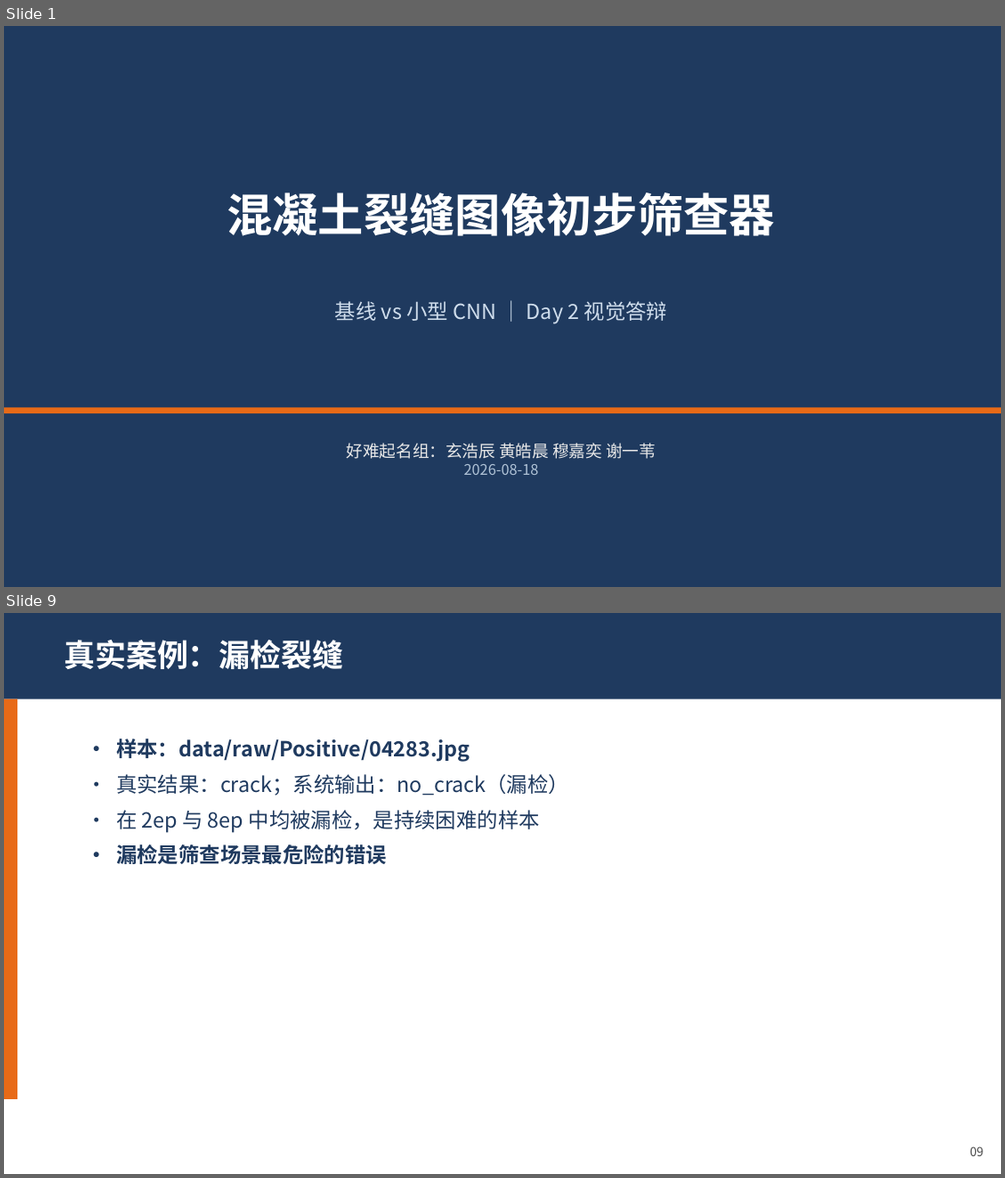
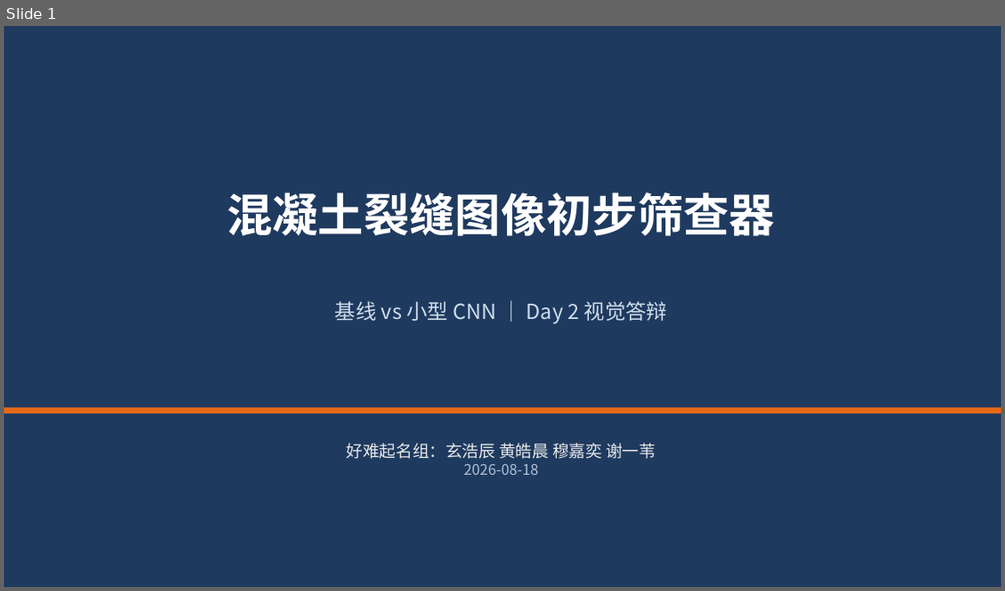
Before and after one commit to tissuefish/ai-camp-2026-d2-xuanhaochen-u202410766, a slide deck: presentation.pptx. Shown one above the other, each under a label of ours: slides 1 and 9 before the commit, slide 1 after it; the slides between them are not shown. The pictures are 1005x1178 and 1005x591 pixels, drawn with LibreOffice and Linux fonts; fonts in the diff are those of the drawing. Boxes give left, top, right and bottom in pixels: in the first picture for what was removed or moved away, otherwise in the second. Text is boxed around its words. In the diff, an @@ line names an element or a change of style, - is before the commit and + after.

```diff
--- a/presentation.pptx
+++ b/presentation.pptx
@@ slide 9 removed at bbox=[4, 613, 1001, 1174], background #FFFFFF @@
@@ rectangle removed at bbox=[4, 613, 1001, 699] @@
@@ text removed at bbox=[64, 640, 344, 669] @@
-真实案例：漏检裂缝
@@ rectangle removed at bbox=[4, 699, 17, 1099] @@
@@ text removed at bbox=[116, 738, 569, 864] @@
-• 样本：data/raw/Positive/04283.jpg
-• 真实结果：crack；系统输出：no_crack（漏检）
-• 在 2ep 与 8ep 中均被漏检，是持续困难的样本
-• 漏检是筛查场景最危险的错误
@@ text removed at bbox=[970, 1146, 984, 1156] @@
-09
```
Also in this commit, not shown: 4 slides changed, 5 other slides removed.
